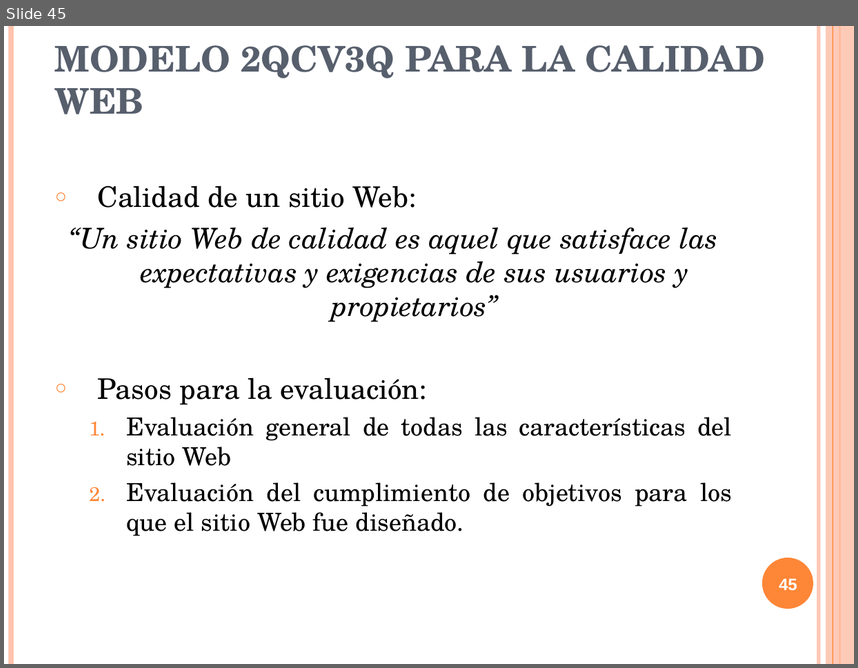
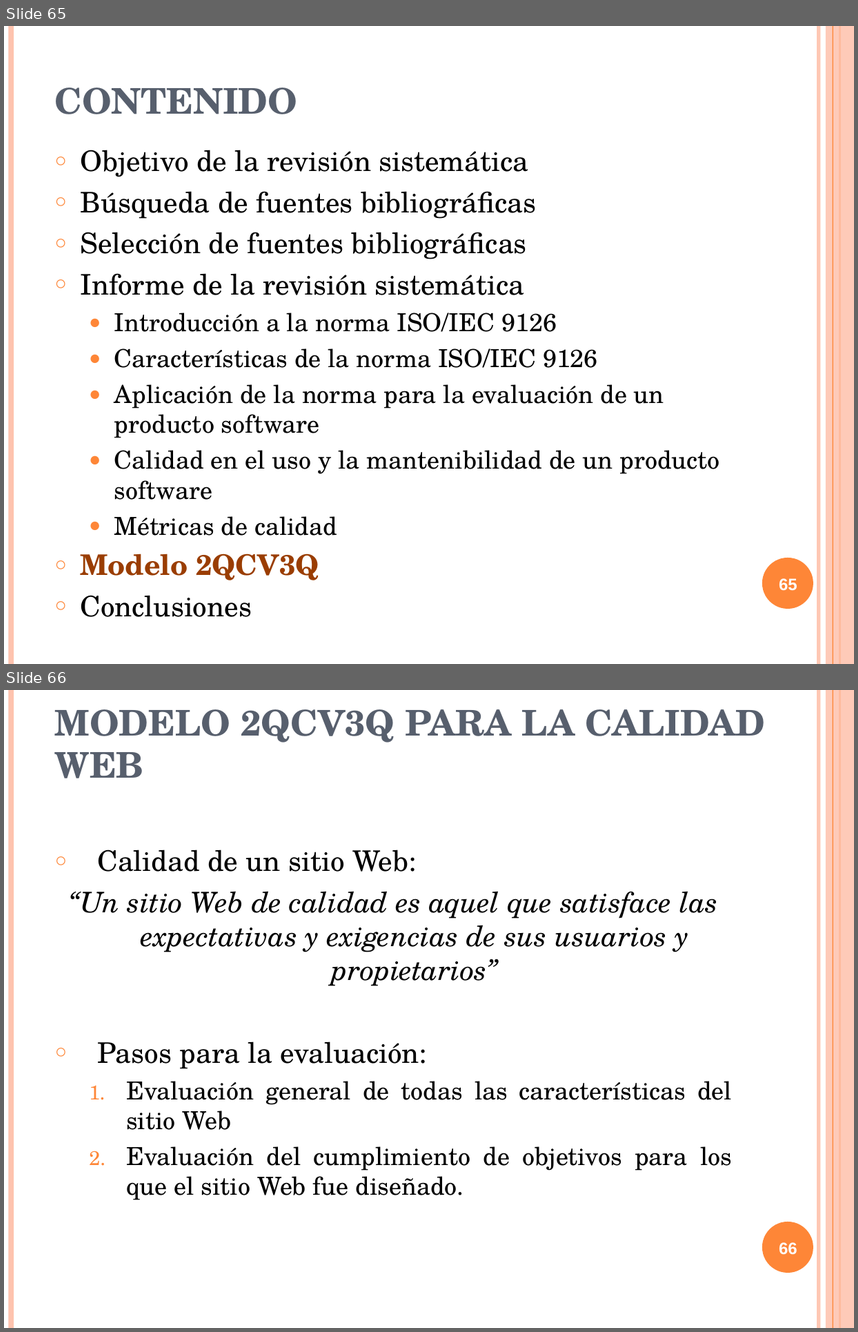
Before and after one commit to txedo/isi-auditoria, a slide deck: calidad/Trabajo/presentacion/presentacionCalidad.ppt. Shown one above the other, each under a label of ours: slide 45 before the commit, slides 65 and 66 after it. The pictures are 858x668 and 858x1332 pixels, drawn with LibreOffice and Linux fonts; fonts in the diff are those of the drawing. Boxes give left, top, right and bottom in pixels: in the first picture for what was removed or moved away, otherwise in the second. Text is boxed around its words. In the diff, an @@ line names an element or a change of style, - is before the commit and + after.

```diff
--- a/calidad/Trabajo/presentacion/presentacionCalidad.ppt
+++ b/calidad/Trabajo/presentacion/presentacionCalidad.ppt
@@ slide 65 added at bbox=[4, 26, 854, 664], background #FFFFFF; not listed: 6 template elements that a slide beside it also shows @@
@@ title added at bbox=[55, 87, 298, 114], 30 pt, text #575F6D, bold @@
+CONTENIDO
@@ text added at bbox=[80, 150, 720, 617], 21 pt, text #000000 @@
+○ Objetivo de la revisión sistemática
+○ Búsqueda de fuentes bibliográficas
+○ Selección de fuentes bibliográficas
+○ Informe de la revisión sistemática
+  ● Introducción a la norma ISO/IEC 9126
+  ● Características de la norma ISO/IEC 9126
+  ● Aplicación de la norma para la evaluación de un producto software
+  ● Calidad en el uso y la mantenibilidad de un producto software
+  ● Métricas de calidad
+○ Modelo 2QCV3Q
+○ Conclusiones
@@ page number added at bbox=[779, 578, 797, 590], 14 pt, text #FFFFFF, bold @@
+65
@@ what was slide 45 is now slide 66 @@
@@ page number at bbox=[779, 1242, 797, 1254]: text changed @@
-45
+66
```
Also in this commit, not shown: 9 slides changed, 20 other slides added, 1 other file.
